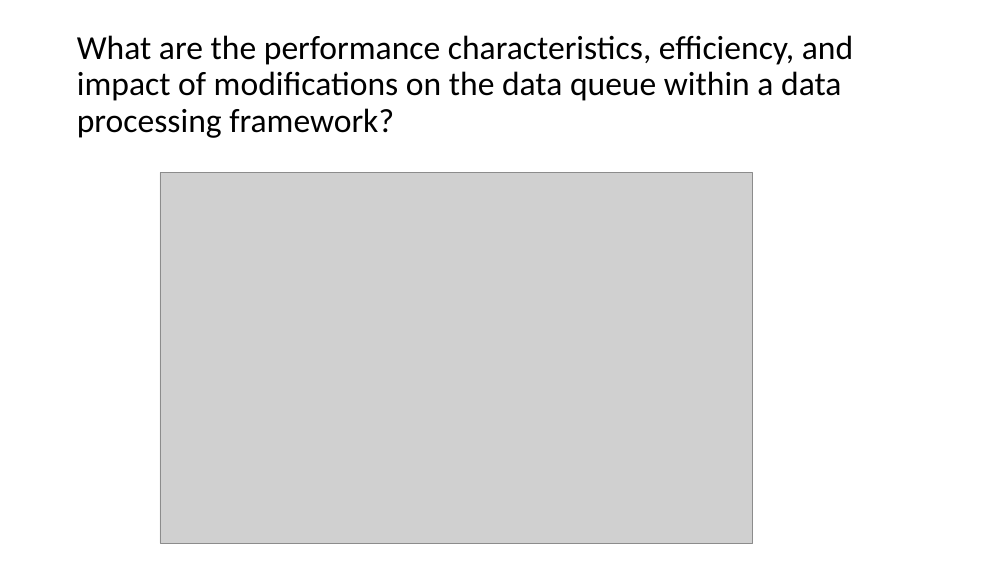
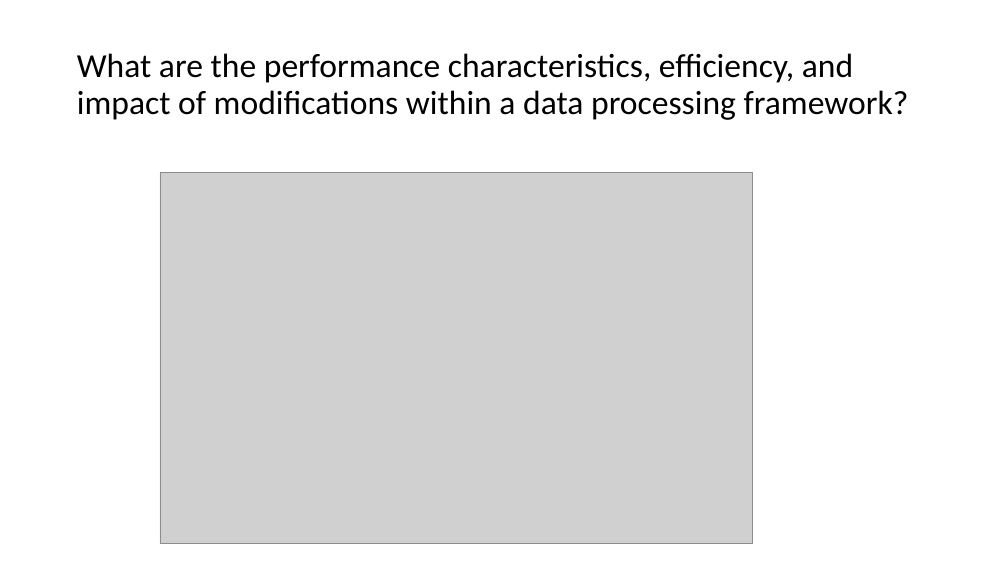
Before and after one commit to JAMota/Applied-Data-Science-and-Statistics, a slide deck: slide 1 of Term3/PresentationMidPoint.pptx. Drawn at 1008x567 pixels with LibreOffice and Linux fonts; fonts in the diff are those of the drawing; grey boxes stand for pictures. Boxes give left, top, right and bottom in pixels: in the first picture for what was removed or moved away, otherwise in the second. Text is boxed around its words. In the diff, an @@ line names an element or a change of style, - is before the commit and + after.

Commit message:
Final

```diff
--- a/Term3/PresentationMidPoint.pptx
+++ b/Term3/PresentationMidPoint.pptx
@@ title at [77,53,909,120]: text changed @@
-What are the performance characteristics, efficiency, and impact of modifications on the data queue within a data processing framework?
+What are the performance characteristics, efficiency, and impact of modifications within a data processing framework?
```
Also in this commit, not shown: 2 other slides changed.
